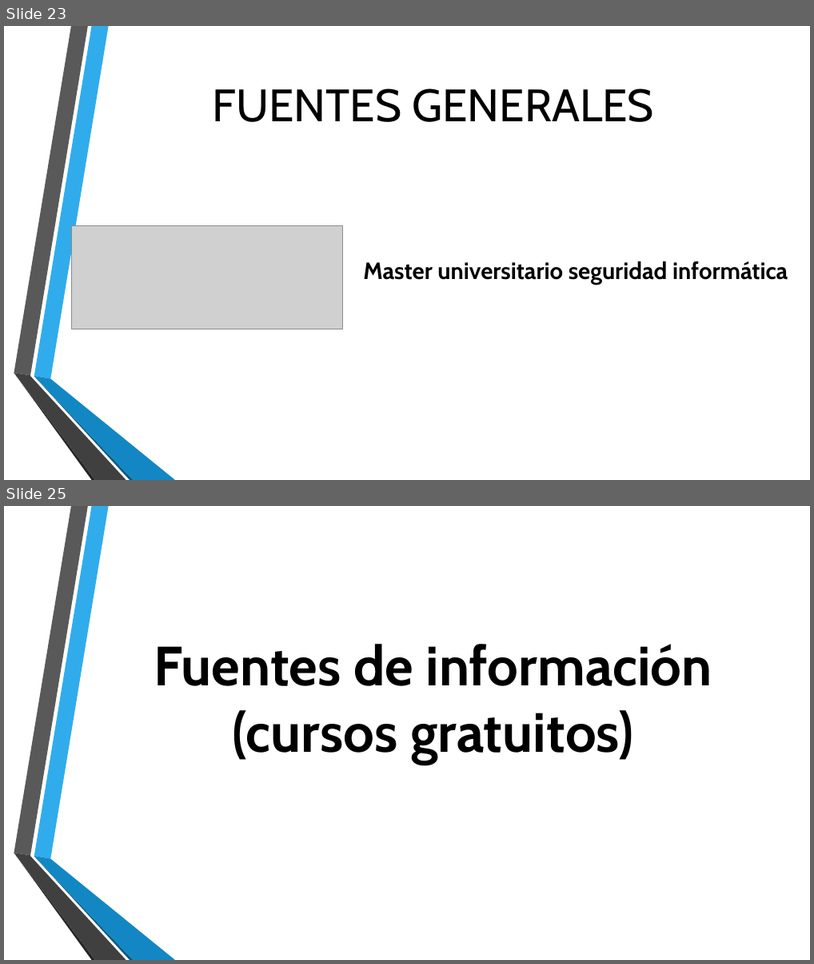
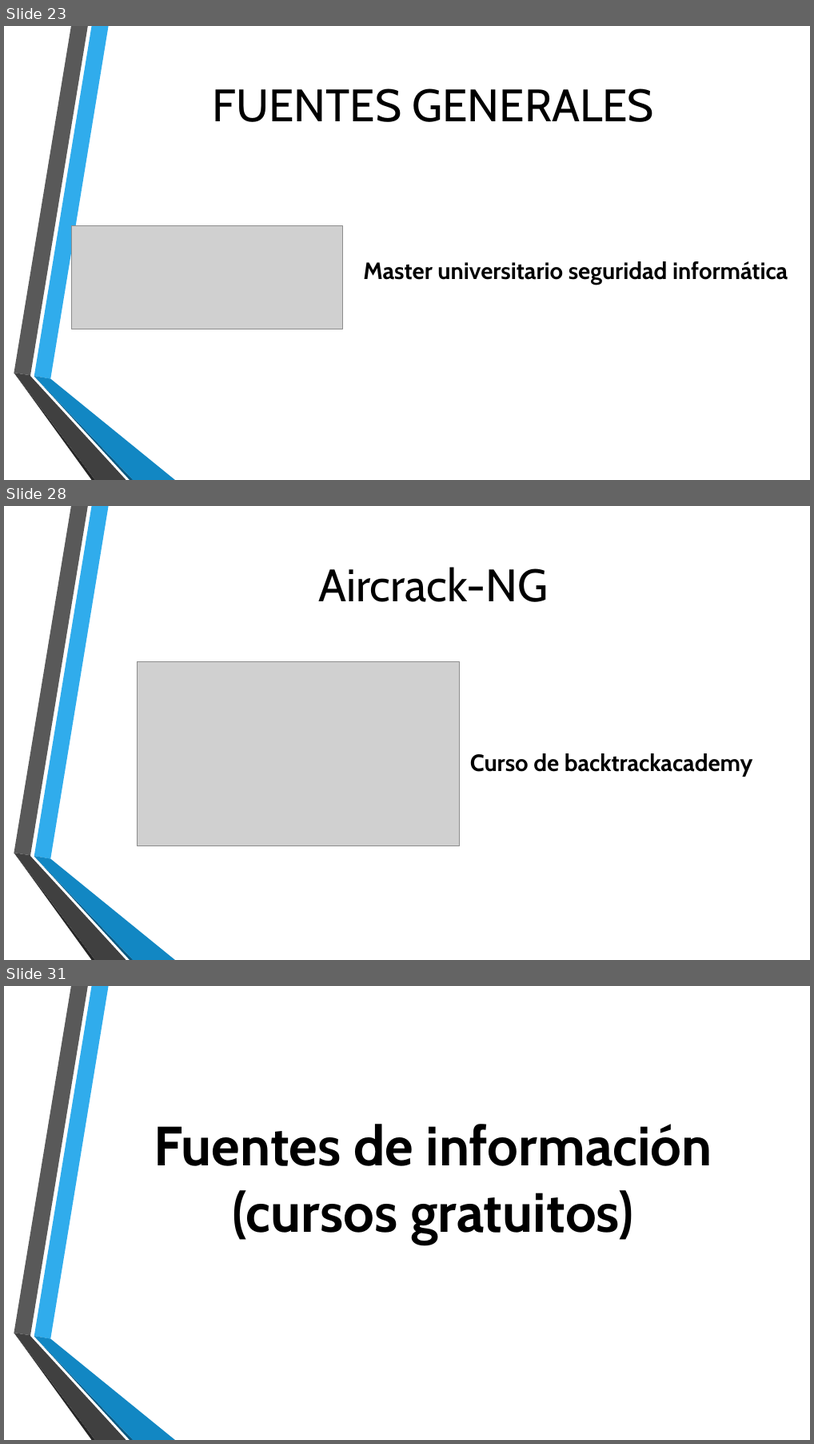
Before and after one commit to Rijaelto/TG1, a slide deck: TG1_final.pptx. Shown one above the other, each under a label of ours: slides 23 and 25 before the commit, slides 23, 28 and 31 after it; the slides between them are not shown. The pictures are 814x964 and 814x1444 pixels, drawn with LibreOffice and Linux fonts; fonts in the diff are those of the drawing; grey boxes stand for pictures; background and template pictures are left out. Boxes give left, top, right and bottom in pixels: in the first picture for what was removed or moved away, otherwise in the second. Text is boxed around its words. In the diff, an @@ line names an element or a change of style, - is before the commit and + after.

```diff
--- a/TG1_final.pptx
+++ b/TG1_final.pptx
@@ slide 28 added at (4,506,810,960), background picture (left out); not listed: 6 template elements that a slide beside it also shows @@
@@ title added at (318,567,549,602), 54 pt, text #000000 @@
+Aircrack-NG
@@ picture added at (137,661,459,845) @@
@@ text added at (470,753,754,776), 28 pt, text #000000, bold @@
+Curso de backtrackacademy
@@ what was slide 25 is now slide 31 @@
```
Also in this commit, not shown: 6 other slides added, 1 slide removed.
